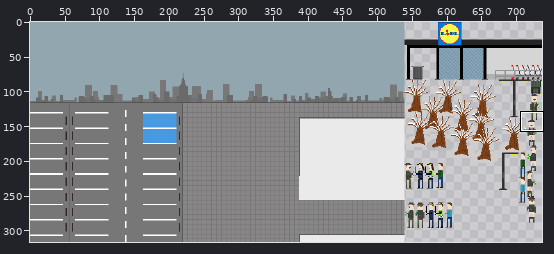
File history of a sprite sheet, _static/atlas/master-0.png. Above: a wide view before the commit, with the close-up outlined.
Close-up. Before the commit:
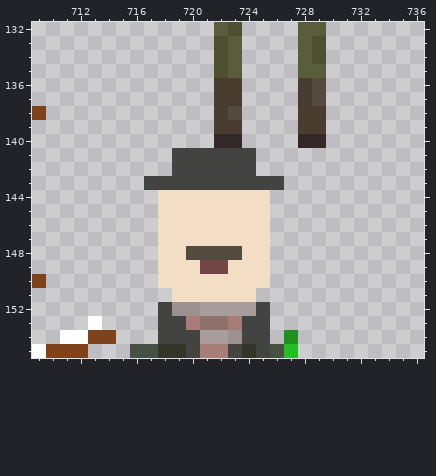
The file is 737x317 pixels. Colours within 5 levels of each other are drawn and written as one. Shown: x 709..736, y 132..155.
And afterwards:
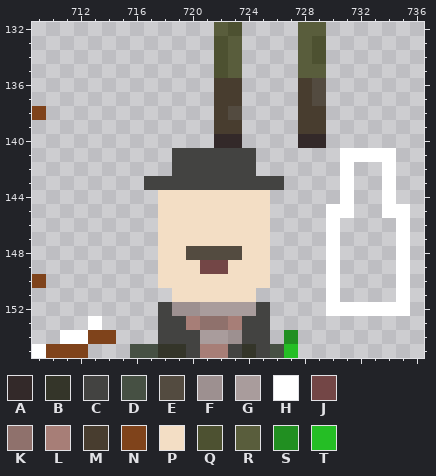
Palette (. is transparent): A #332929  B #343529  C #434341  D #465043  E #534b40  F #9d9090  G #a99c9c  H #ffffff  J #734646  K #8f716c  L #a77e77  M #483d2f  N #7f431b  P #f3dec5  Q #4d5131  R #595d3c  S #218f21  T #25be25
The exact change:
Changed rows in their new state; - is an unchanged pixel.
first column x 730:
141 -HHHH-
142 -H--H-
143 -H--H-
144 -H--H-
145 HH--HH
146 H----H
147 H----H
148 H----H
149 H----H
150 H----H
151 H----H
152 HHHHHH
Where, in picture pixels (left, top, right, bottom), the same in both close-ups:
added: (326, 148, 410, 316)
